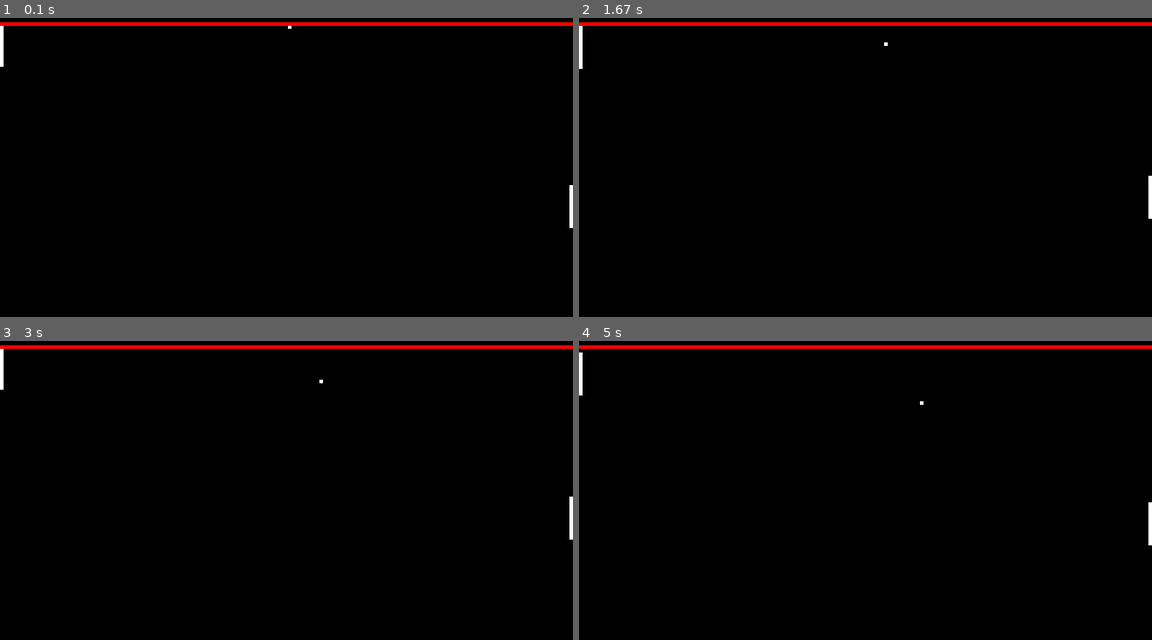
Above: before the commit, frames 1-4 (two rows, left to right).
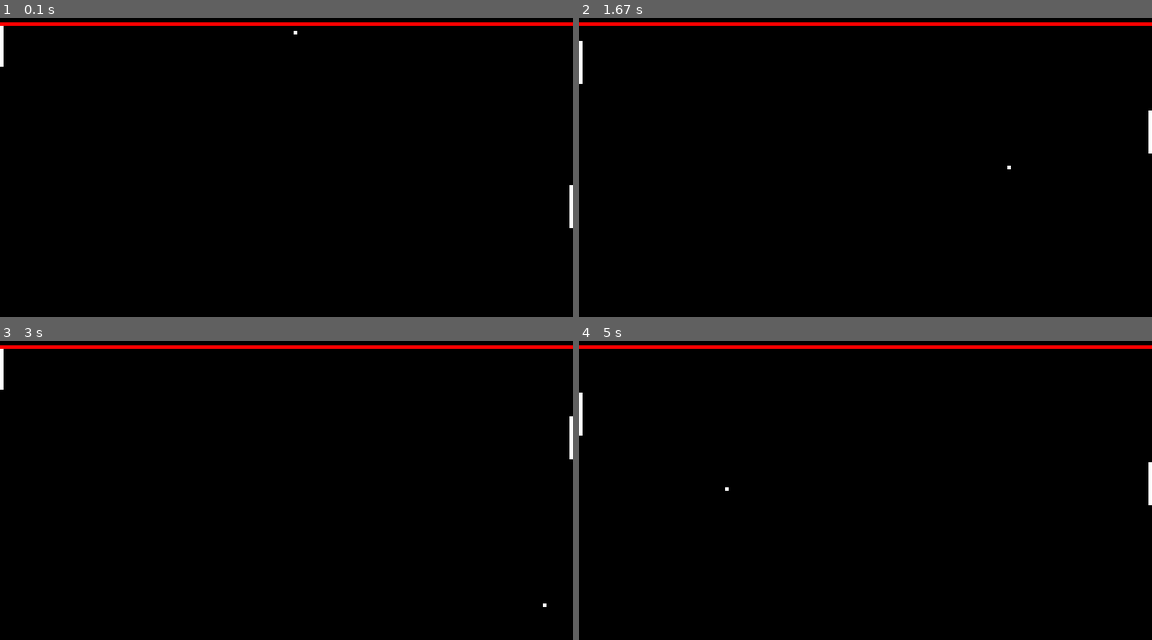
Above: after the commit, the same moments.

Repository: tdarst/PyGame_Pong
Game: pygame game, started from main.py
Same seed, same stepped clock (60 frames per second), same inputs: the game is played once before the commit and once after it.
Inputs:
- Up to frame 1 (0.1 s): no input
- Up to frame 2 (1.67 s): hold Up 0.33-0.8 s; hold Down 0.83-1.13 s; hold S 0.83-1.13 s; hold Up 1.17-1.53 s; hold W 1.17-1.53 s; hold Down from 1.57 s (still down); hold S from 1.57 s (still down)
- Up to frame 3 (3 s): release Down at 1.93 s; release S at 1.93 s; hold Up 1.97-2.27 s; hold W 1.97-2.27 s; hold Down 2.3-2.6 s; hold S 2.3-2.6 s; hold Up from 2.63 s (still down); hold W from 2.63 s (still down)
- Up to frame 4 (5 s): release Up at 3 s; release W at 3 s; hold Down 3.03-3.4 s; hold S 3.03-3.4 s; hold Up 3.43-3.73 s; hold W 3.43-3.73 s; hold Down 3.77-4.07 s; hold S 3.77-4.07 s; hold Up 4.1-4.47 s; hold W 4.1-4.47 s; hold Down 4.5-4.87 s; hold S 4.5-4.87 s; hold Up from 4.9 s (still down); hold W from 4.9 s (still down)

The runs differ from the first frame. In frame 1, less than 0.1% of the frame differs, in the area x 50-52%, y 2-6%; in frame 2, 0.3%; in frame 3, 0.2%; in frame 4, 0.4%, in the area x 0-100%, y 3-69%.

Commit message:
Fixed variable framerate issue

Diff:
--- a/main.py
+++ b/main.py
@@ -10,9 +10,9 @@
 BACKGROUND_COLOR = (BACKGROUND_COLOR_R, BACKGROUND_COLOR_G, BACKGROUND_COLOR_B)
 
 # Values for the speed of the paddles and ball
-INITIAL_BALL_SPEED_X   = 0.25
-INITIAL_BALL_SPEED_Y   = 0.25
-INITIAL_PADDLE_SPEED_Y = 0.5
+INITIAL_BALL_SPEED_X   = 2
+INITIAL_BALL_SPEED_Y   = 2
+INITIAL_PADDLE_SPEED_Y = 4
 
 # Values for the keyboard controls for the paddles
 PLAYER_RIGHT_CONTROL_UP   = pygame.K_UP   # Up arrow for directional keys
@@ -107,11 +107,15 @@
     GameObjList = [PlayerRight, PlayerLeft, Ball]
     PlayerDict = {"PlayerRight":PlayerRight, "PlayerLeft":PlayerLeft}
 
+    clock = pygame.time.Clock()
+
     # Game loop boolean
     running = True
 
     # Game loop
     while running:
+
+        clock.tick(60)
 
         # Update game object coordinates and draw them
         TrackMovementAndDraw(GameObjList)
